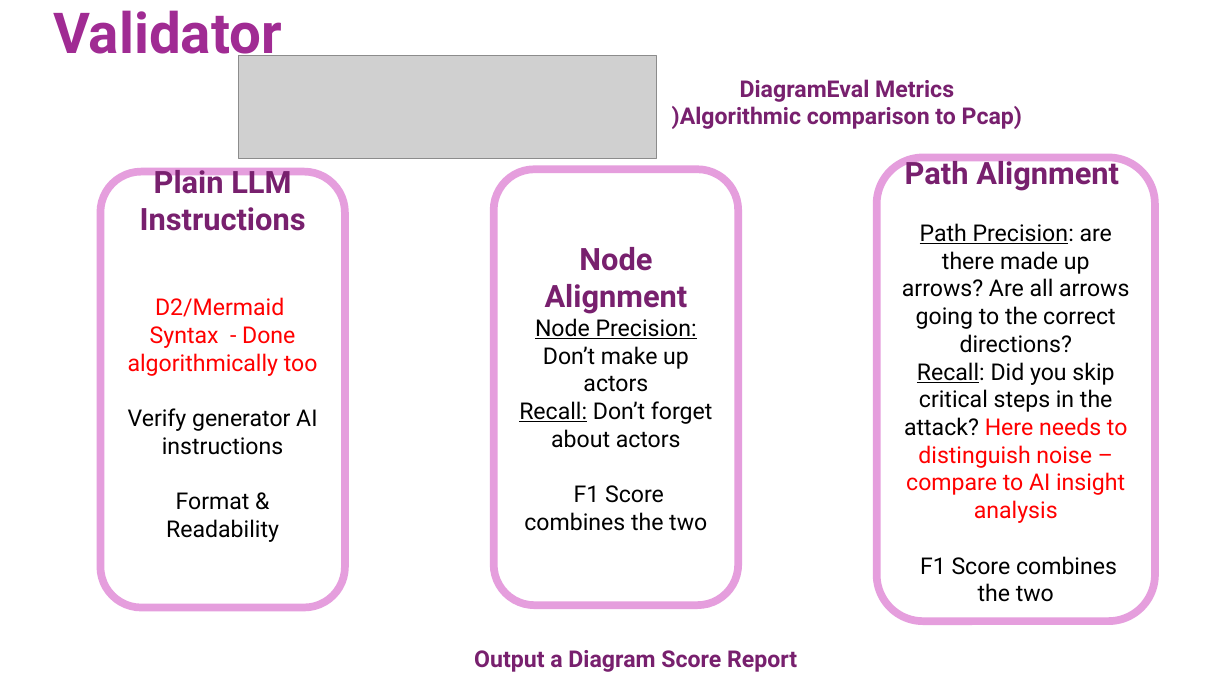
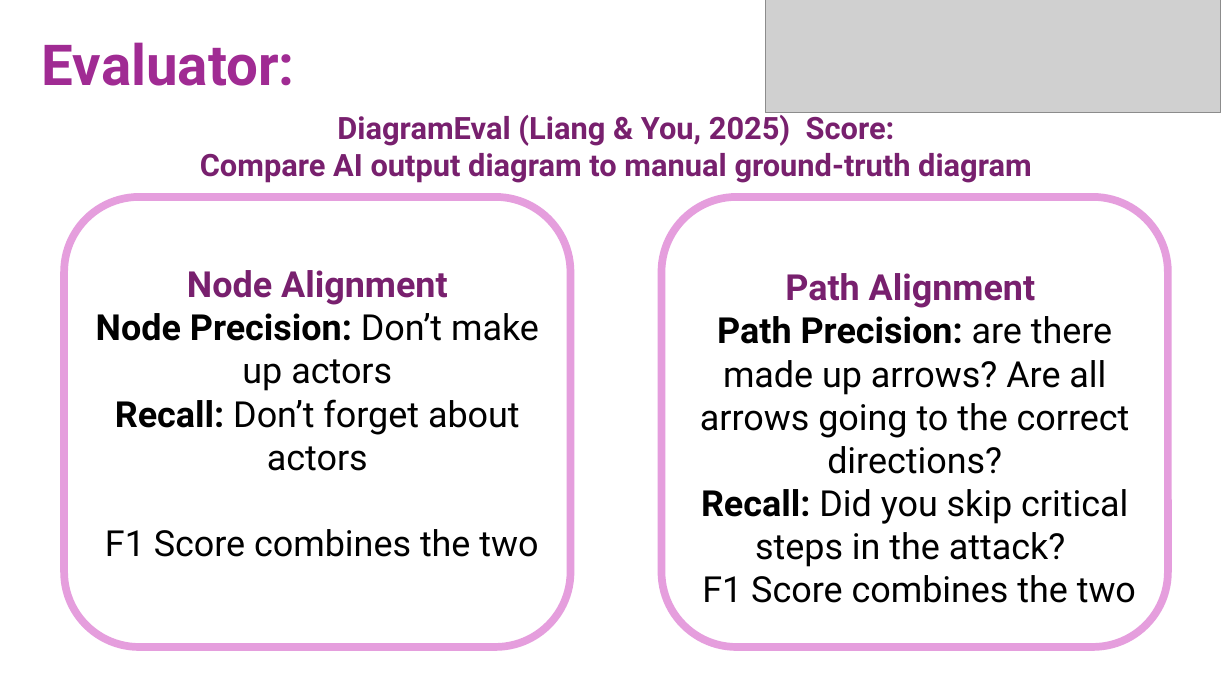
Before and after one commit to gshachar12/auto-diagram, a slide deck: slide 18 of Pcaplot_presentation.pptx (slide 22 before the commit). Drawn at 1232x693 pixels with LibreOffice and Linux fonts; fonts in the diff are those of the drawing; grey boxes stand for pictures. Boxes give left, top, right and bottom in pixels: in the first picture for what was removed or moved away, otherwise in the second. Text is boxed around its words. In the diff, an @@ line names an element or a change of style, - is before the commit and + after.

```diff
--- a/Pcaplot_presentation.pptx
+++ b/Pcaplot_presentation.pptx
@@ title removed at bbox=[53, 10, 282, 67] @@
-Validator
@@ picture: place and size @@
-picture at bbox=[238, 55, 656, 159]
+picture at bbox=[765, 0, 1221, 113]
@@ title added at bbox=[42, 42, 295, 86], 44 pt, text #A02B93, bold @@
+Evaluator:
@@ text removed at bbox=[672, 79, 1022, 129] @@
-DiagramEval Metrics
-)Algorithmic comparison to Pcap)
@@ text added at bbox=[200, 111, 1032, 183], 24 pt, text #78206E, bold @@
+DiagramEval (Liang & You, 2025) Score:
+Compare AI output diagram to manual ground-truth diagram
@@ rounded rectangle removed at bbox=[101, 172, 346, 608] @@
-Plain LLM Instructions
-D2/Mermaid
-Syntax - Done algorithmically too
-Verify generator AI instructions
-Format & Readability
@@ rounded rectangle "Node Alignment": place and size @@
-rounded rectangle "Node Alignment" at bbox=[494, 169, 738, 605]
+rounded rectangle "Node Alignment" at bbox=[64, 197, 570, 647]
@@ rounded rectangle "Node Alignment" at bbox=[64, 197, 570, 647]: size 24 to 28 pt in "Node Alignment"; size 18 to 28 pt in "Node Precision: Don’t make up actors", "Recall: Don’t forget about actors", "F1 Score combines the two"; bold on, underline off in "Node Precision:", "Recall:" @@
@@ rounded rectangle "Path Alignment": place and size @@
-rounded rectangle "Path Alignment" at bbox=[877, 157, 1155, 621]
+rounded rectangle "Path Alignment" at bbox=[662, 197, 1168, 647]
@@ text in rounded rectangle at bbox=[700, 273, 1136, 603]: size 24 to 28 pt in "Path Alignment"; size 18 to 28 pt in "Path Precision: are there made up arrows? ...", "F1 Score combines the two"; bold on, underline off in "Path Precision:" @@
@@ text in rounded rectangle at bbox=[701, 489, 1128, 567]: text changed; size 18 to 28 pt; text colour #FF0000 to #000000 @@
-Recall: Did you skip critical steps in the attack? Here needs to distinguish noise – compare to AI insight analysis
+Recall: Did you skip critical steps in the attack?
@@ text removed at bbox=[474, 650, 797, 672] @@
-Output a Diagram Score Report
```
Also in this commit, not shown: 12 other slides changed, 12 slides added, 16 slides removed, 30 other files.
